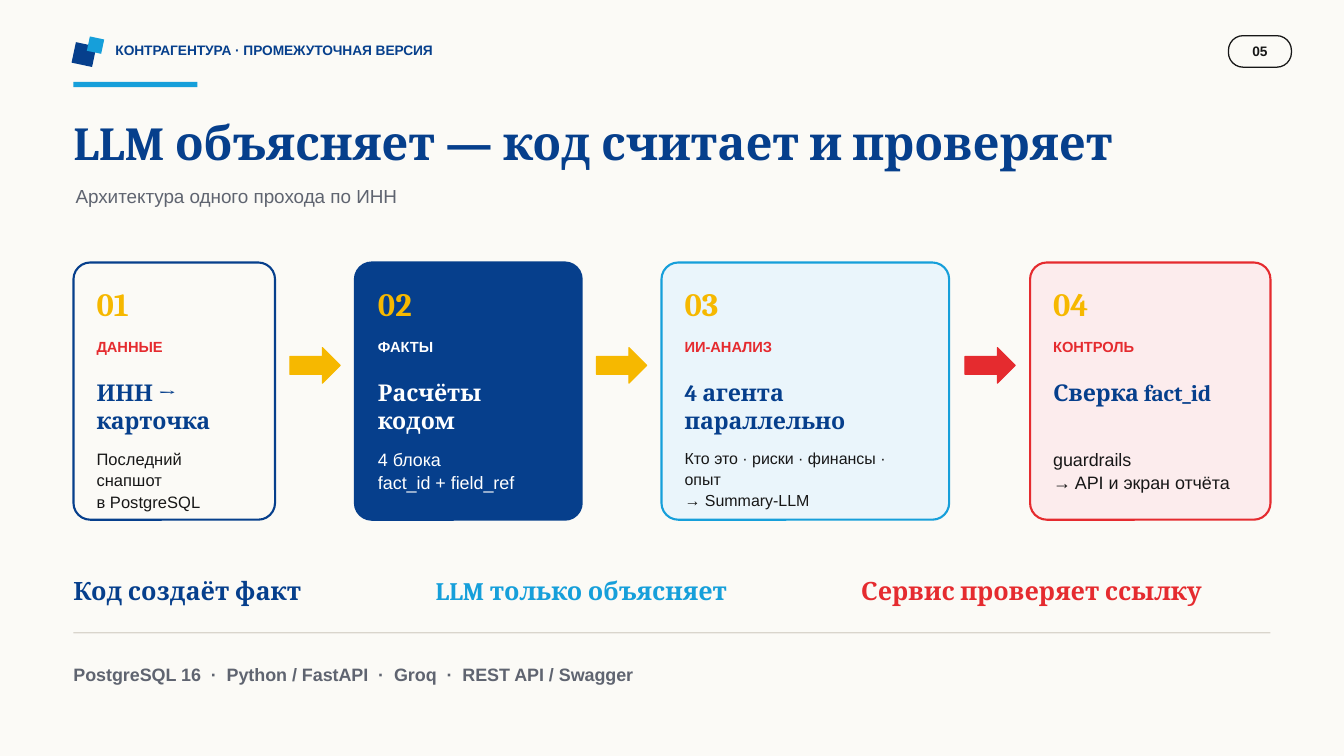
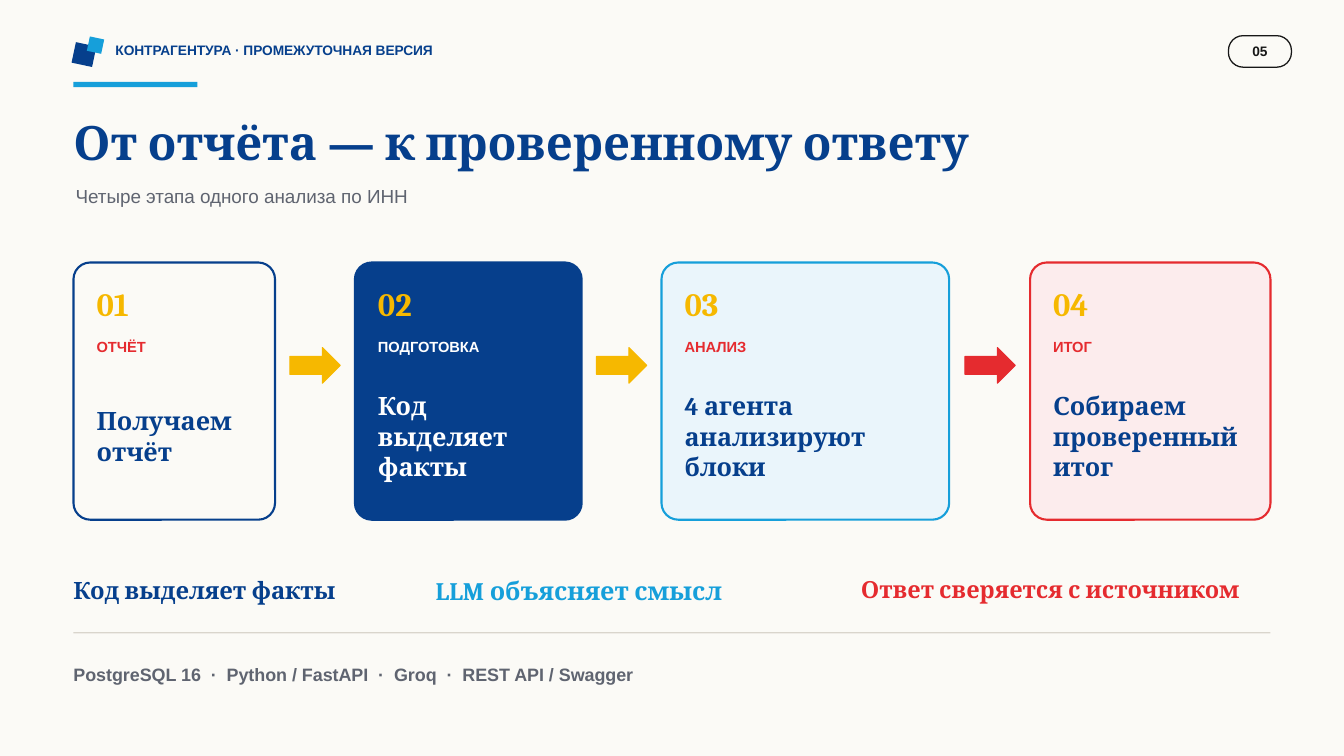
Before and after one commit to Angmtlln/xaxaton, a slide deck: slide 5 of output/presentations/kontragentura_intermediate_pitch.pptx. Drawn at 1344x756 pixels with LibreOffice and Linux fonts; fonts in the diff are those of the drawing. Boxes give left, top, right and bottom in pixels: in the first picture for what was removed or moved away, otherwise in the second. Text is boxed around its words. In the diff, an @@ line names an element or a change of style, - is before the commit and + after.

```diff
--- a/output/presentations/kontragentura_intermediate_pitch.pptx
+++ b/output/presentations/kontragentura_intermediate_pitch.pptx
@@ text at [73, 124, 969, 172]: text changed @@
-LLM объясняет — код считает и проверяет
+От отчёта — к проверенному ответу
@@ text at [76, 190, 408, 207]: text changed @@
-Архитектура одного прохода по ИНН
+Четыре этапа одного анализа по ИНН
@@ text at [97, 340, 146, 352]: text changed @@
-ДАННЫЕ
+ОТЧЁТ
@@ text at [378, 341, 479, 355]: text changed @@
-ФАКТЫ
+ПОДГОТОВКА
@@ text at [685, 341, 747, 352]: text changed @@
-ИИ-АНАЛИЗ
+АНАЛИЗ
@@ text at [1053, 341, 1092, 352]: text changed @@
-КОНТРОЛЬ
+ИТОГ
@@ vertical alignment top to middle in 4 elements at [685, 398, 866, 477], [1053, 395, 1237, 477], [378, 397, 507, 482], [97, 412, 232, 462] @@
@@ text at [97, 412, 232, 462]: text changed; size 16.5 to 18 pt @@
-ИНН → карточка
+Получаем отчёт
@@ text at [378, 397, 507, 482]: text changed; size 16.5 to 18 pt @@
-Расчёты кодом
+Код выделяет факты
@@ text at [685, 398, 866, 477]: text changed; size 16.5 to 18 pt @@
-4 агента параллельно
+4 агента анализируют блоки
@@ text at [1053, 395, 1237, 477]: text changed; size 16.5 to 18 pt @@
-Сверка fact_id
+Собираем проверенный итог
@@ text removed at [97, 452, 200, 512] @@
-Последний снапшот
-в PostgreSQL
@@ text removed at [378, 453, 514, 493] @@
-4 блока
-fact_id + field_ref
@@ text removed at [685, 452, 876, 510] @@
-Кто это · риски · финансы · опыт
-→ Summary-LLM
@@ text removed at [1053, 453, 1230, 493] @@
-guardrails
-→ API и экран отчёта
@@ text at [73, 581, 336, 605]: text changed; size 18 to 17 pt @@
-Код создаёт факт
+Код выделяет факты
@@ text at [436, 580, 722, 601]: text changed @@
-LLM только объясняет
+LLM объясняет смысл
@@ text at [861, 581, 1240, 604]: text changed; size 18 to 16.8 pt @@
-Сервис проверяет ссылку
+Ответ сверяется с источником
```
Also in this commit, not shown: 4 other slides changed, 1 slide added, 1 slide removed, 1 other file.
